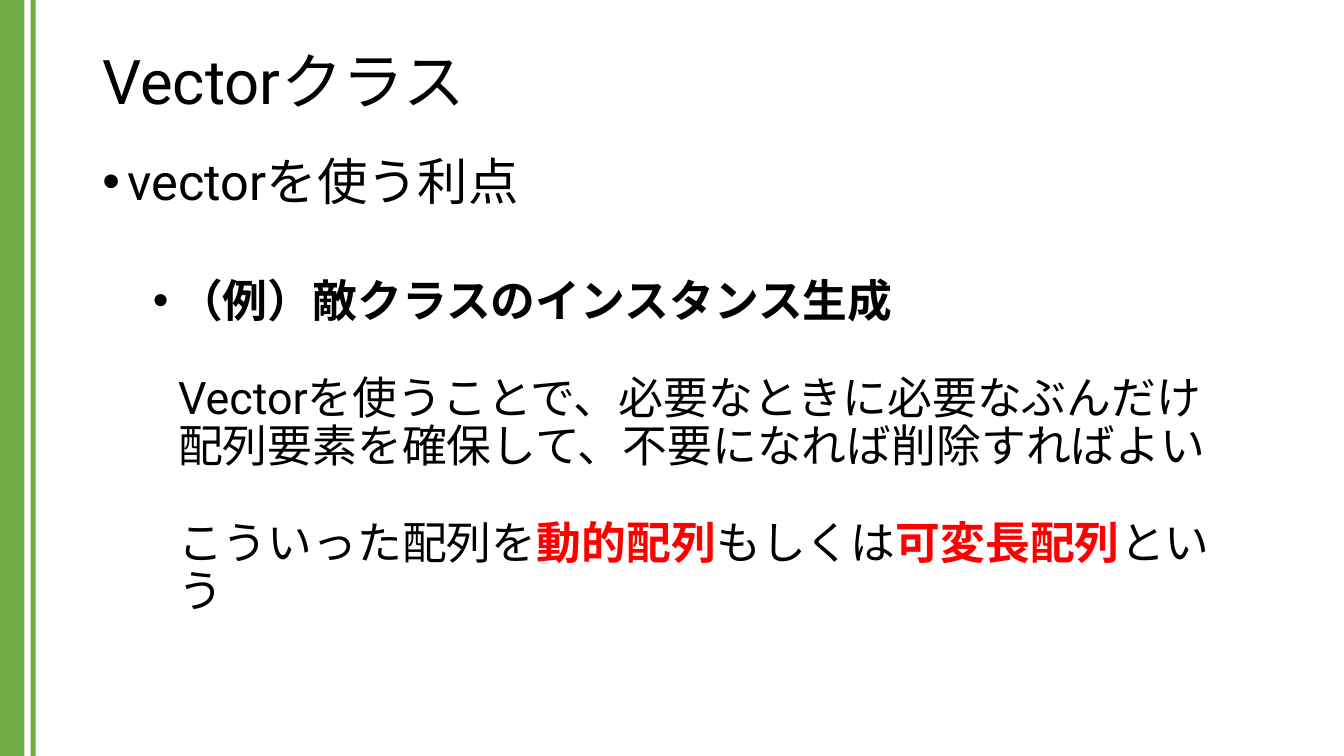
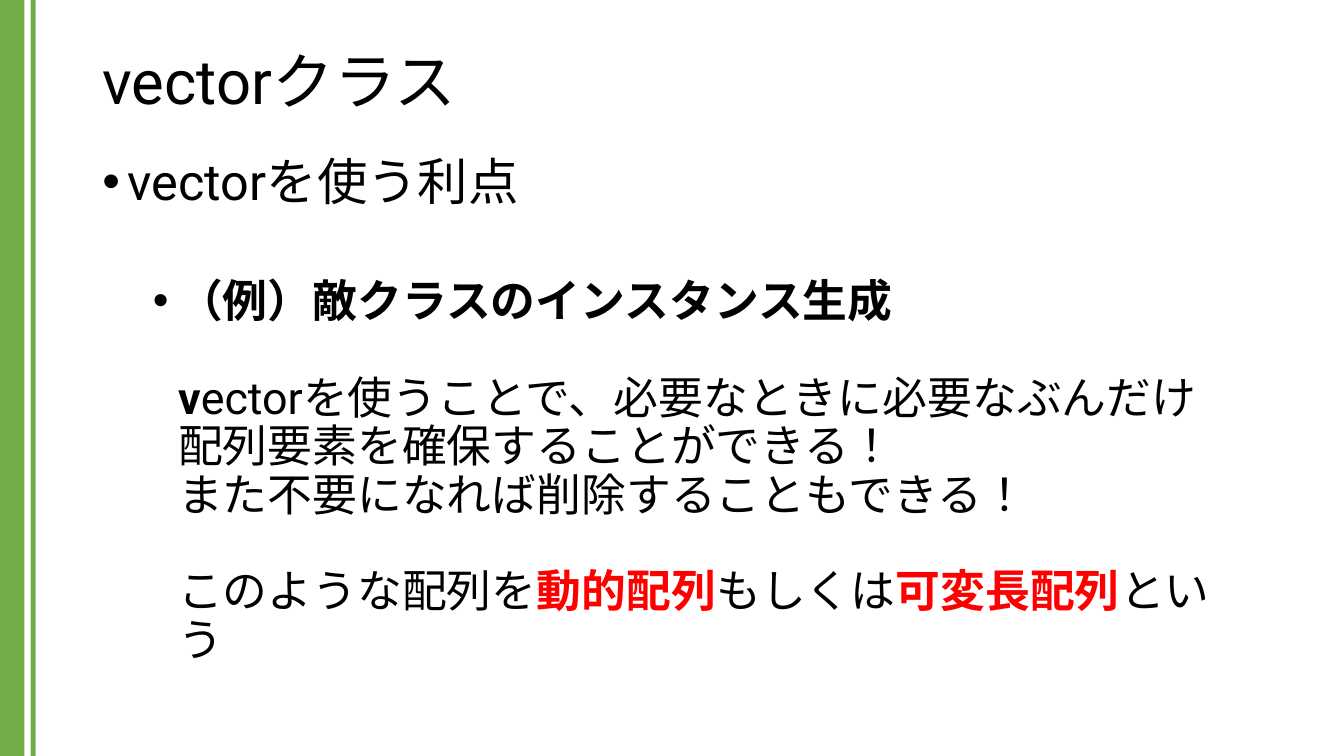
Before and after one commit to kic-murata/cpp2024, a slide deck: slide 7 of 授業資料/講義資料：Vectorクラス.pptx (slide 6 before the commit). Drawn at 1344x756 pixels with LibreOffice and Linux fonts; fonts in the diff are those of the drawing. Boxes give left, top, right and bottom in pixels: in the first picture for what was removed or moved away, otherwise in the second. Text is boxed around its words. In the diff, an @@ line names an element or a change of style, - is before the commit and + after.

```diff
--- a/授業資料/講義資料：Vectorクラス.pptx
+++ b/授業資料/講義資料：Vectorクラス.pptx
@@ title at [102, 54, 456, 107]: text changed @@
-Vectorクラス
+vectorクラス
@@ text at [178, 278, 1210, 658]: text changed @@
-  • （例）敵クラスのインスタンス生成
-    Vectorを使うことで、必要なときに必要なぶんだけ
-    配列要素を確保して、不要になれば削除すればよい
-    こういった配列を動的配列もしくは可変長配列という
+  • （例）敵クラスのインスタンス生成
+    vectorを使うことで、必要なときに必要なぶんだけ
+    配列要素を確保することができる！
+    また不要になれば削除することもできる！
+    このような配列を動的配列もしくは可変長配列という
```
Also in this commit, not shown: 9 other slides changed, 12 slides added, 1 other file.
